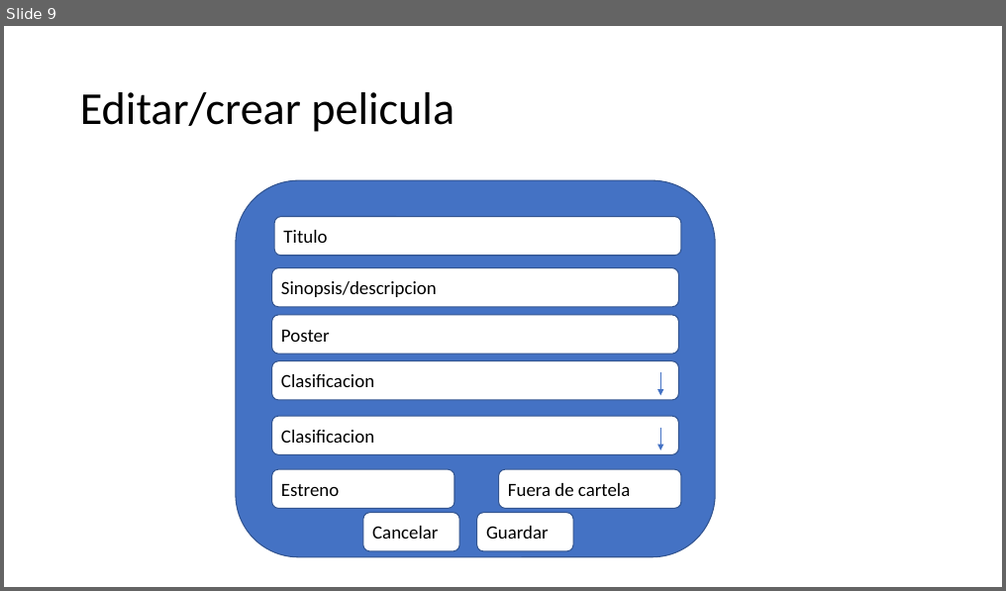
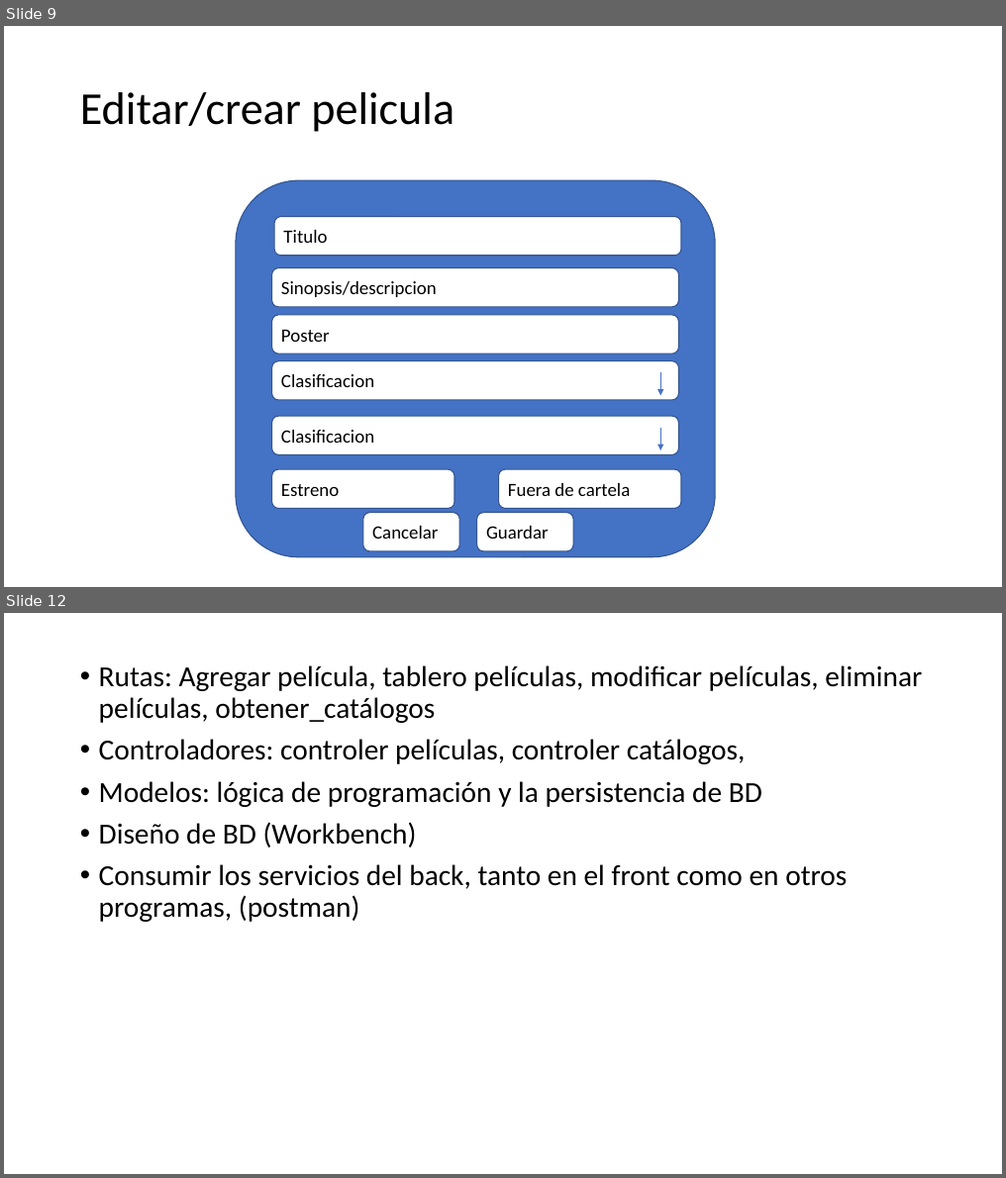
Before and after one commit to enriquecr1990/cap_php_jun22, a slide deck: actividades/Desarrollo Web.pptx. Shown one above the other, each under a label of ours: slide 9 before the commit, slides 9 and 12 after it; the slides between them are not shown. The pictures are 1006x591 and 1006x1178 pixels, drawn with LibreOffice and Linux fonts; fonts in the diff are those of the drawing. Boxes give left, top, right and bottom in pixels: in the first picture for what was removed or moved away, otherwise in the second. Text is boxed around its words. In the diff, an @@ line names an element or a change of style, - is before the commit and + after.

```diff
--- a/actividades/Desarrollo Web.pptx
+++ b/actividades/Desarrollo Web.pptx
@@ slide 12 added at bbox=[4, 613, 1002, 1174], background #FFFFFF @@
@@ text added at bbox=[99, 665, 922, 922], 28 pt, text #000000 @@
+• Rutas: Agregar película, tablero películas, modificar películas, eliminar películas, obtener_catálogos
+• Controladores: controler películas, controler catálogos,
+• Modelos: lógica de programación y la persistencia de BD
+• Diseño de BD (Workbench)
+• Consumir los servicios del back, tanto en el front como en otros programas, (postman)
```
Also in this commit, not shown: 2 other slides added, 4 other files.
